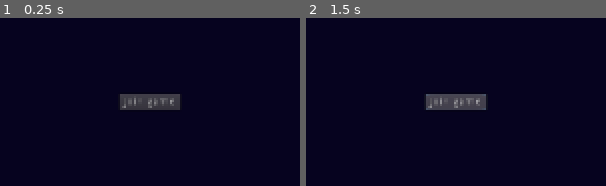
Above: before the commit, frames 1-2 (left to right).
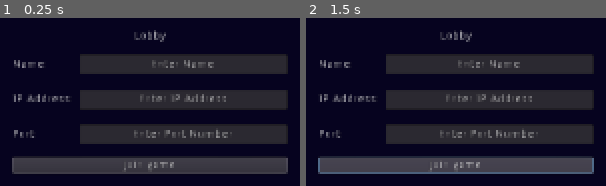
Above: after the commit, the same moments.

Repository: CogumeloGames/DeepSpaceProject
Game: Godot game, scene res://Scenes/Lobby/Lobby.tscn
Two runs of this game, one before a commit and one after it. Both use one fixed random seed, a clock stepped at 60 frames per second and the inputs below.
Inputs:
- Up to frame 1 (0.25 s): no input
- Up to frame 2 (1.5 s): click "Join game" at 0.5 s

The runs differ from the first frame. In frame 1, 33% of the frame differs, in the area x 4-96%, y 7-93%; in frame 2, 36%.
Error before the commit: Compile Error: Identifier not found: _File (res://Saves/Save.gd:18)
Error after the commit: Invalid call. Nonexistent function 'saveData' in base 'Node (Save.gd)'. (res://Scenes/Lobby/Lobby.gd:8)

Commit message:
more work on the network stuff

Diff:
--- a/Deep Space Project/DSP Client/Saves/Save.gd
+++ b/Deep Space Project/DSP Client/Saves/Save.gd
@@ -15,7 +15,7 @@
 		saveData = {"Player name": "Unnamed"}
 		save_game()
 
-	file.open(SAVEGAME, _File.READ)
+	file.open(SAVEGAME, file.READ)
 	var content = file.get_as_text()
 	var data    = parse_json(content)
 	saveData = data
--- a/Deep Space Project/DSP Client/Scenes/Lobby/Lobby.gd
+++ b/Deep Space Project/DSP Client/Scenes/Lobby/Lobby.gd
@@ -1,4 +1,20 @@
 extends Control
 
+onready var playerName = $CenterContainer/VBoxContainer/GridContainer/NameTextBox
+onready var selectedIP = $CenterContainer/VBoxContainer/GridContainer/IPTextBox
+onready var selectedPort = $CenterContainer/VBoxContainer/GridContainer/PortTextBox
+
+func _ready():
+	playerName.text = Save.saveData("Player_name")
+	selectedIP.text = Server.DEFAULT_IP
+	selectedPort.text = str(Server.DEFAULT_PORT)
+
 func _on_JoinButton_pressed():
+	Server.selectedIP = selectedIP.text
+	Server.selectedPort = str(selectedPort.text)
 	Server._connect_to_server()
+
+
+func _on_NameTextBox_text_changed(new_text):
+	Save.saveData["Player_Name"] = playerName.text
+	Save.SAVEGAME()
--- a/Deep Space Project/DSP Client/Scenes/Lobby/Lobby.tscn
+++ b/Deep Space Project/DSP Client/Scenes/Lobby/Lobby.tscn
@@ -32,21 +32,78 @@
 }
 
 [node name="VBoxContainer" type="VBoxContainer" parent="CenterContainer"]
-margin_left = 960.0
-margin_top = 533.0
-margin_right = 960.0
-margin_bottom = 547.0
+margin_left = 795.0
+margin_top = 454.0
+margin_right = 1125.0
+margin_bottom = 626.0
+rect_scale = Vector2( 2, 2 )
+rect_pivot_offset = Vector2( 162.811, 84.7163 )
+custom_constants/separation = 15
 
 [node name="Label" type="Label" parent="CenterContainer/VBoxContainer"]
+margin_right = 330.0
 margin_bottom = 14.0
+text = "Lobby"
+align = 1
 
-[node name="JoinButton" type="Button" parent="CenterContainer"]
-margin_left = 923.0
-margin_top = 530.0
-margin_right = 997.0
-margin_bottom = 550.0
-rect_scale = Vector2( 3, 3 )
+[node name="GridContainer" type="GridContainer" parent="CenterContainer/VBoxContainer"]
+margin_top = 29.0
+margin_right = 330.0
+margin_bottom = 137.0
+custom_constants/vseparation = 18
+custom_constants/hseparation = 7
+columns = 2
+
+[node name="NameLabel" type="Label" parent="CenterContainer/VBoxContainer/GridContainer"]
+margin_top = 5.0
+margin_right = 73.0
+margin_bottom = 19.0
+text = "Name:"
+
+[node name="NameTextBox" type="LineEdit" parent="CenterContainer/VBoxContainer/GridContainer"]
+margin_left = 80.0
+margin_right = 330.0
+margin_bottom = 24.0
+rect_min_size = Vector2( 250, 0 )
+text = "Enter Name"
+align = 1
+
+[node name="IPLabel" type="Label" parent="CenterContainer/VBoxContainer/GridContainer"]
+margin_top = 47.0
+margin_right = 73.0
+margin_bottom = 61.0
+text = "IP Address:"
+
+[node name="IPTextBox" type="LineEdit" parent="CenterContainer/VBoxContainer/GridContainer"]
+margin_left = 80.0
+margin_top = 42.0
+margin_right = 330.0
+margin_bottom = 66.0
+rect_min_size = Vector2( 250, 0 )
+text = "Enter IP Address"
+align = 1
+
+[node name="PortLabel" type="Label" parent="CenterContainer/VBoxContainer/GridContainer"]
+margin_top = 89.0
+margin_right = 73.0
+margin_bottom = 103.0
+text = "Port:"
+
+[node name="PortTextBox" type="LineEdit" parent="CenterContainer/VBoxContainer/GridContainer"]
+margin_left = 80.0
+margin_top = 84.0
+margin_right = 330.0
+margin_bottom = 108.0
+rect_min_size = Vector2( 250, 0 )
+text = "Enter Port Number"
+align = 1
+
+[node name="JoinButton" type="Button" parent="CenterContainer/VBoxContainer"]
+margin_top = 152.0
+margin_right = 330.0
+margin_bottom = 172.0
 rect_pivot_offset = Vector2( 36.7327, 10.9539 )
 text = "Join game"
 
-[connection signal="pressed" from="CenterContainer/JoinButton" to="." method="_on_JoinButton_pressed"]
+[connection signal="text_changed" from="CenterContainer/VBoxContainer/GridContainer/NameTextBox" to="." method="_on_NameTextBox_text_changed"]
+[connection signal="pressed" from="CenterContainer/VBoxContainer/JoinButton" to="." method="_on_JoinButton_pressed"]
--- /dev/null
+++ b/Deep Space Project/DSP Client/Scenes/Lobby/WaitingRoom.tscn
@@ -0,0 +1,62 @@
+[gd_scene format=2]
+
+[node name="WaitingRoom" type="Popup"]
+visible = true
+anchor_right = 1.0
+anchor_bottom = 1.0
+__meta__ = {
+"_edit_use_anchors_": false
+}
+
+[node name="ColorRect" type="ColorRect" parent="."]
+anchor_right = 1.0
+anchor_bottom = 1.0
+color = Color( 0.176471, 0.0745098, 0.0745098, 1 )
+__meta__ = {
+"_edit_use_anchors_": false
+}
+
+[node name="CenterContainer" type="CenterContainer" parent="."]
+anchor_left = 0.5
+anchor_top = 0.5
+anchor_right = 0.5
+anchor_bottom = 0.5
+margin_left = -960.0
+margin_top = -540.0
+margin_right = 960.0
+margin_bottom = 540.0
+__meta__ = {
+"_edit_use_anchors_": false
+}
+
+[node name="VBoxContainer" type="VBoxContainer" parent="CenterContainer"]
+margin_left = 860.0
+margin_top = 436.0
+margin_right = 1060.0
+margin_bottom = 643.0
+custom_constants/separation = 10
+
+[node name="Label" type="Label" parent="CenterContainer/VBoxContainer"]
+margin_right = 200.0
+margin_bottom = 14.0
+text = "Waiting Room"
+align = 1
+valign = 1
+
+[node name="ItemList" type="ItemList" parent="CenterContainer/VBoxContainer"]
+margin_top = 24.0
+margin_right = 200.0
+margin_bottom = 177.0
+rect_min_size = Vector2( 200, 0 )
+custom_constants/vseparation = 10
+items = [ "Player 1", null, false, "Player 2", null, false, "Player 3", null, false, "Player 4", null, false ]
+auto_height = true
+same_column_width = true
+fixed_column_width = 200
+icon_mode = 0
+
+[node name="ReadyButton" type="Button" parent="CenterContainer/VBoxContainer"]
+margin_top = 187.0
+margin_right = 200.0
+margin_bottom = 207.0
+text = "Ready"
--- a/Deep Space Project/DSP Client/Scripts/server/Server.gd
+++ b/Deep Space Project/DSP Client/Scripts/server/Server.gd
@@ -4,8 +4,8 @@
 const DEFAULT_PORT  = 6969
 
 var network         = NetworkedMultiplayerENet.new()
-var selectedIP      = DEFAULT_IP
-var selectedPort    = DEFAULT_PORT
+var selectedIP
+var selectedPort
 
 var localPlayerID   = 0
 sync var Players    = {}
